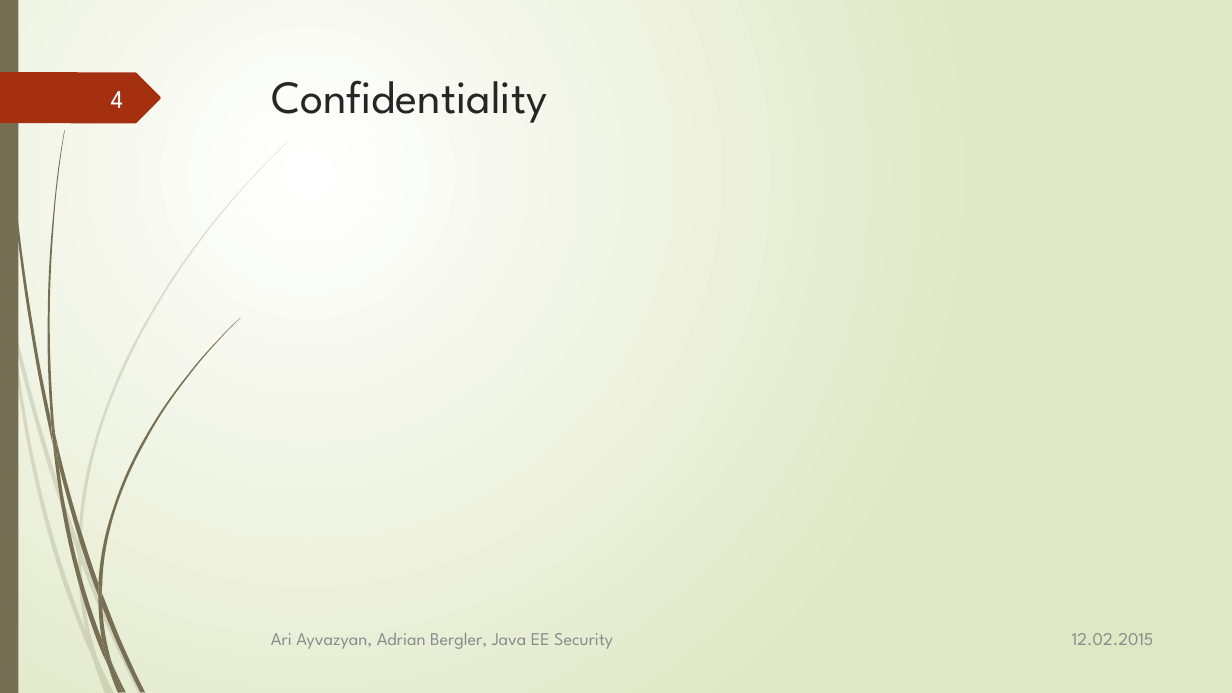
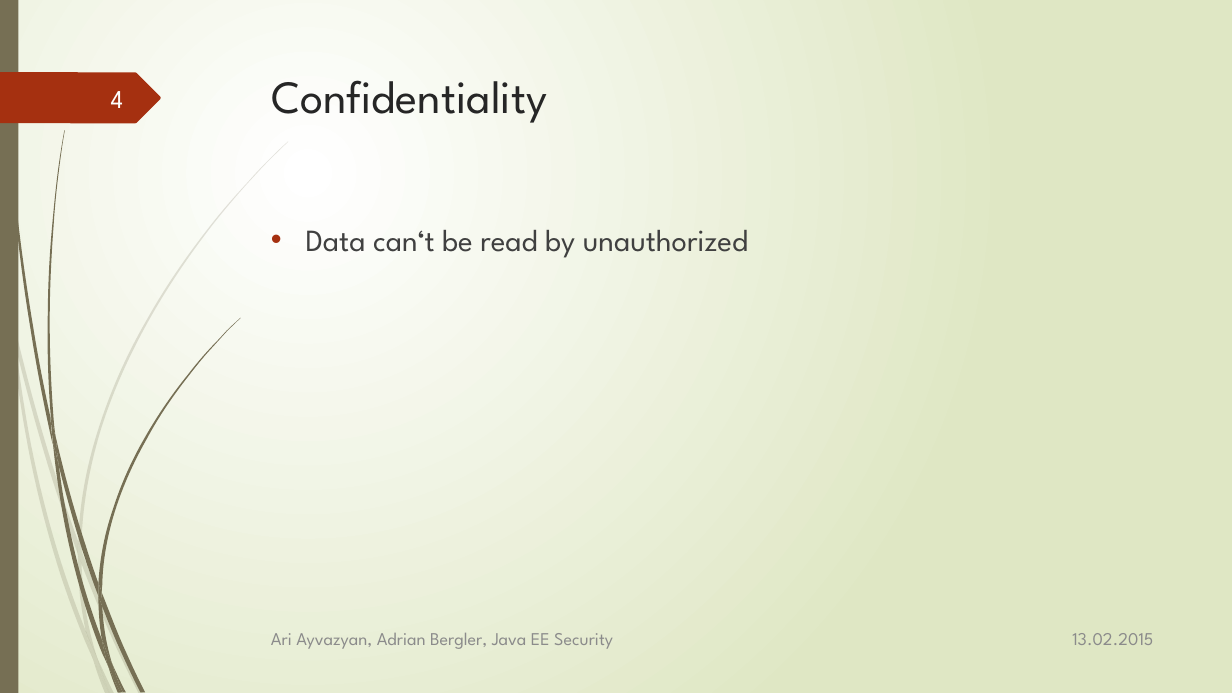
Before and after one commit to aayvazyan-tgm/JavaEESecurityExample, a slide deck: slide 4 of doc/Java EE - Security.pptx. Drawn at 1232x693 pixels with LibreOffice and Linux fonts; fonts in the diff are those of the drawing. Boxes give left, top, right and bottom in pixels: in the first picture for what was removed or moved away, otherwise in the second. Text is boxed around its words. In the diff, an @@ line names an element or a change of style, - is before the commit and + after.

```diff
--- a/doc/Java EE - Security.pptx
+++ b/doc/Java EE - Security.pptx
@@ text added at box(306, 230, 748, 258), 24 pt, text #404040 @@
+• Data can‘t be read by unauthorized
@@ text at box(1072, 633, 1153, 645): text changed @@
-12.02.2015
+13.02.2015
```
Also in this commit, not shown: 25 other slides changed, 1 other file.
